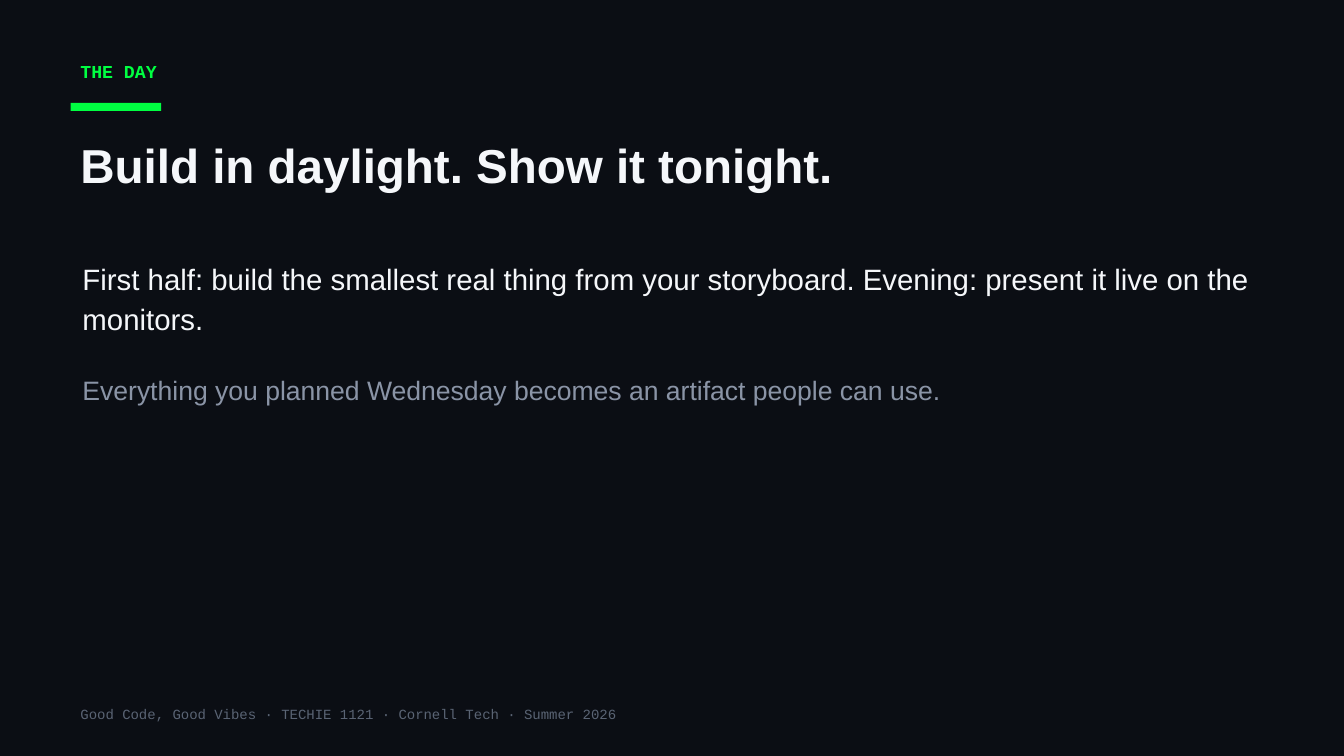
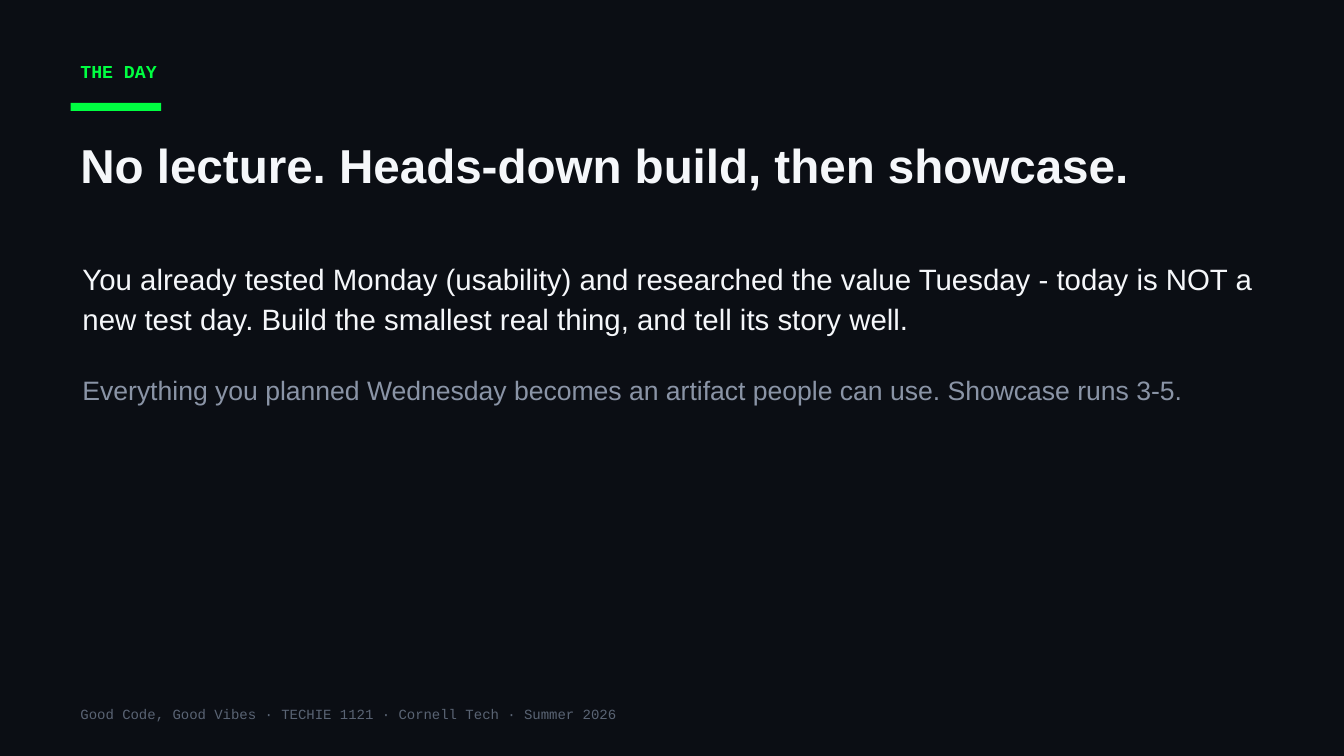
Before and after one commit to Cornell-Tech-Vibe-Coding-Summer-2026/website, a slide deck: slide 2 of slides/Week3-Thu-Final-Presentations.pptx. Drawn at 1344x756 pixels with LibreOffice and Linux fonts; fonts in the diff are those of the drawing. Boxes give left, top, right and bottom in pixels: in the first picture for what was removed or moved away, otherwise in the second. Text is boxed around its words. In the diff, an @@ line names an element or a change of style, - is before the commit and + after.

```diff
--- a/slides/Week3-Thu-Final-Presentations.pptx
+++ b/slides/Week3-Thu-Final-Presentations.pptx
@@ text at [80,148,1128,191]: text changed @@
-Build in daylight. Show it tonight.
+No lecture. Heads-down build, then showcase.
@@ text at [82,268,1252,405]: text changed @@
-First half: build the smallest real thing from your storyboard. Evening: present it live on the monitors.
-Everything you planned Wednesday becomes an artifact people can use.
+You already tested Monday (usability) and researched the value Tuesday - today is NOT a new test day. Build the smallest real thing, and tell its story well.
+Everything you planned Wednesday becomes an artifact people can use. Showcase runs 3-5.
```
Also in this commit, not shown: 6 other slides changed, 2 other files.
